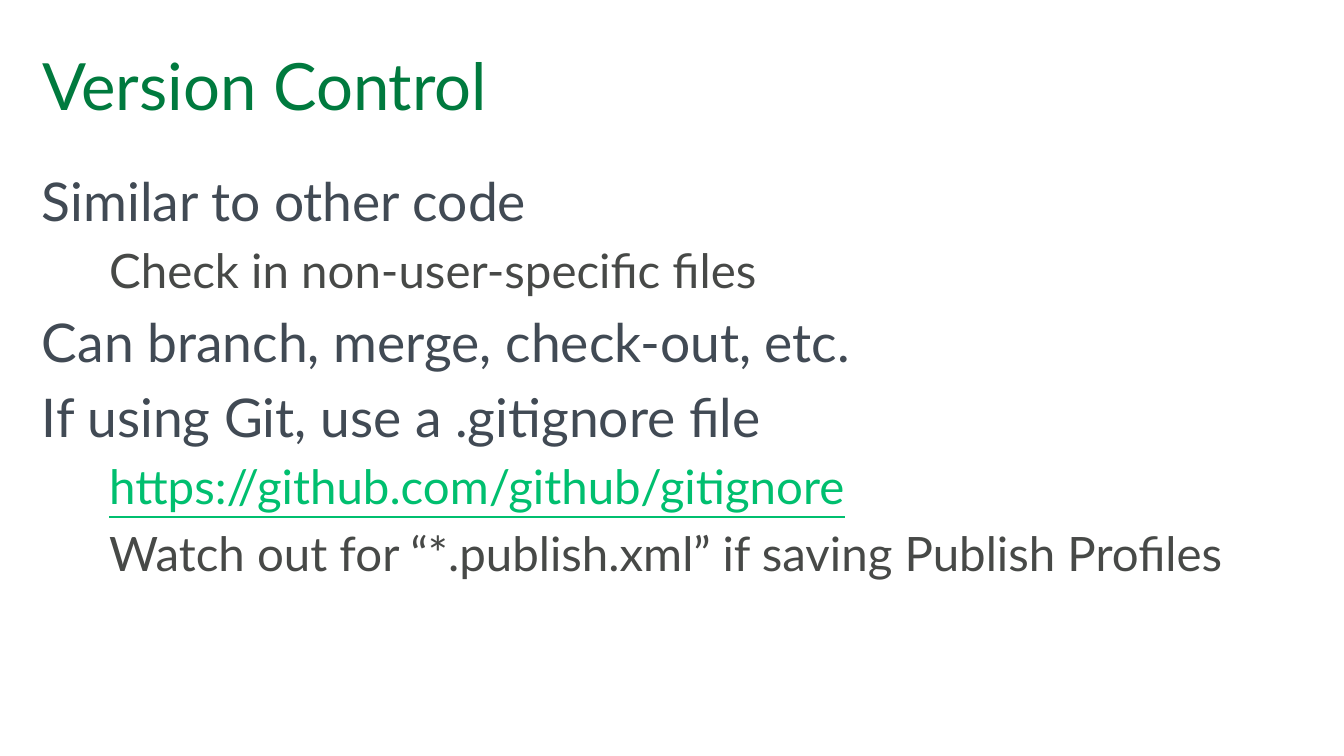
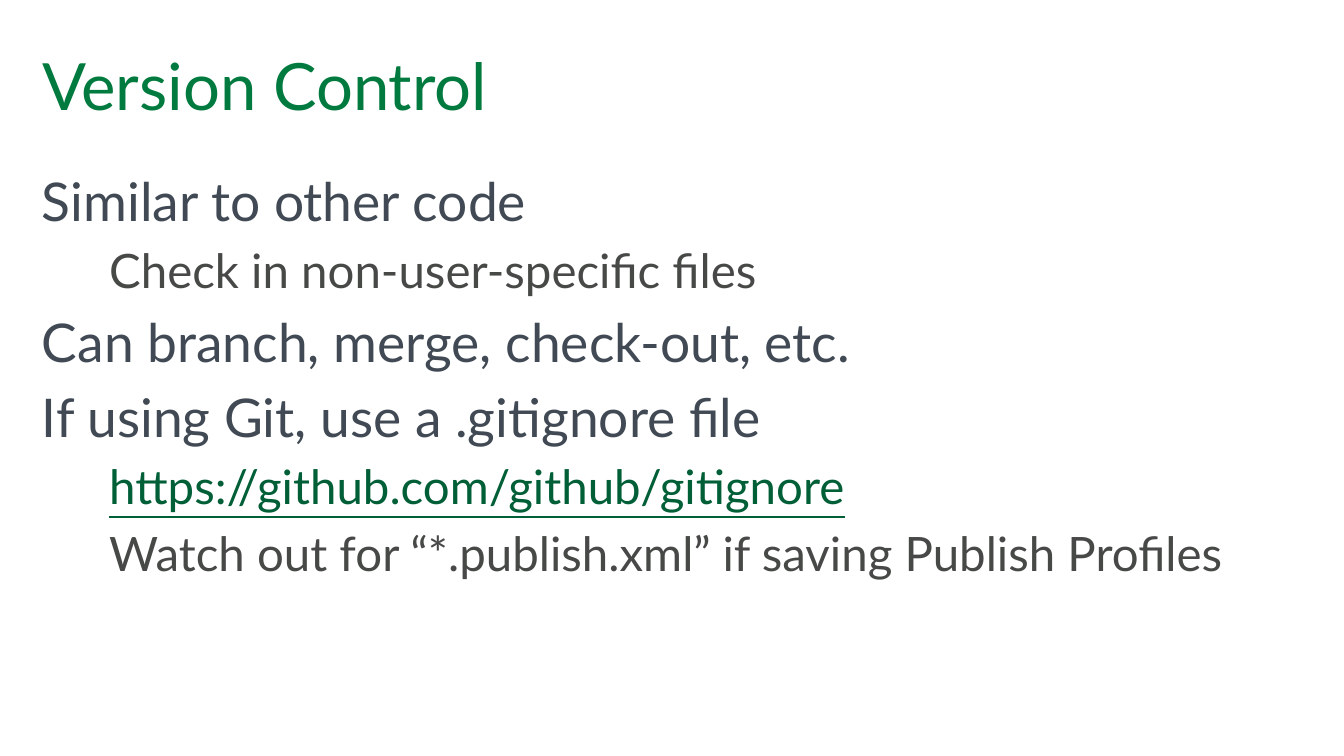
Before and after one commit to paschott/SSDT_101, a slide deck: slide 18 of Getting Your DB Schema Under Control With SSDT.pptx. Drawn at 1344x756 pixels with LibreOffice and Linux fonts; fonts in the diff are those of the drawing; background and template pictures are left out. Boxes give left, top, right and bottom in pixels: in the first picture for what was removed or moved away, otherwise in the second. Text is boxed around its words. In the diff, an @@ line names an element or a change of style, - is before the commit and + after.

```diff
--- a/Getting Your DB Schema Under Control With SSDT.pptx
+++ b/Getting Your DB Schema Under Control With SSDT.pptx
@@ text at box(109, 469, 844, 513): text colour #00BF6F to #005F37 in "https://github.com/github/gitignore" @@
```
Also in this commit, not shown: 7 other slides changed, 6 other files.
